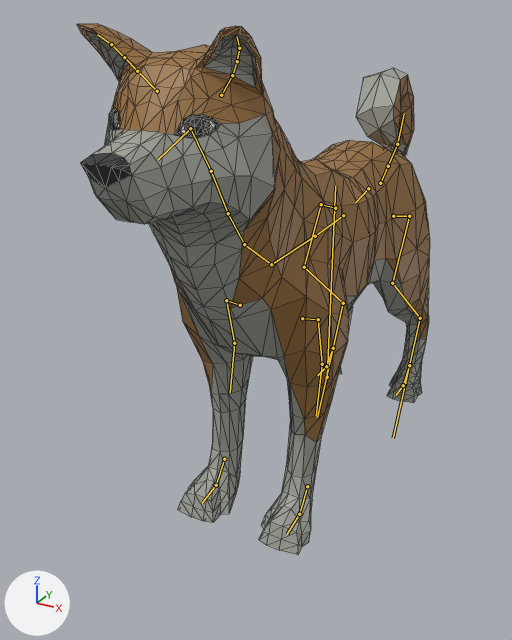
The glTF model Pilire/Animals3D/shiba.gltf: old version first, new version second.
Camera for both pictures: a camera (50 mm lens) standing at (1.92, -4.66, 3.16) and looking at (-0.27, -0.68, 1.17). Lighting does not change. The marker at lower left points along +X, +Y and +Z. The picture after the commit comes second. The bones that change, and the others that lie on the model, are drawn over the model as lines. Mesh edges are drawn as thin lines.

Objects in the first picture: 'ShibaInu'.
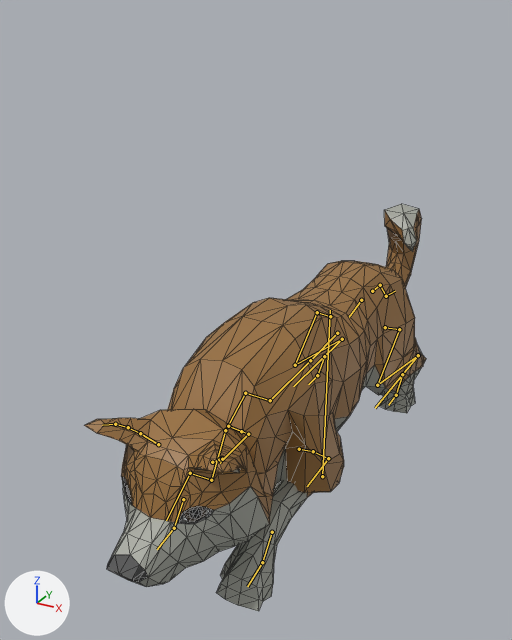
The newer file adds an action. The first version stands in its rest pose; the second is drawn at frame 53 of the action 'Companion_LieDown'.

What differs and where, as boxes (x1, y1, x2, y2) in the pictures (512 x 640 px):
'ShibaInu', posed (23% shorter)
    before: (77, 24, 430, 555)
    after: (84, 204, 426, 611)
bone 'Body', root to tip
    before: (327, 377) to (335, 185)
    after: (322, 476) to (330, 310)
bone 'Neck1', root to tip
    before: (244, 244) to (228, 213)
    after: (245, 393) to (225, 430)
bone 'Neck2', root to tip
    before: (228, 213) to (211, 171)
    after: (225, 430) to (211, 480)
bone 'Neck3', root to tip
    before: (211, 171) to (190, 128)
    after: (211, 480) to (190, 473)
bone 'FrontUpperLeg.L', root to tip
    before: (318, 319) to (322, 364)
    after: (313, 451) to (328, 458)
bone 'FrontLowerLeg.L', root to tip
    before: (322, 364) to (316, 416)
    after: (328, 458) to (307, 486)
bone 'FrontUpperLeg.R', root to tip
    before: (226, 300) to (234, 343)
    after: (228, 426) to (248, 434)
bone 'FrontLowerLeg.R', root to tip
    before: (234, 343) to (230, 392)
    after: (248, 434) to (223, 459)
bone 'BackLeg.L', root to tip
    before: (409, 216) to (392, 283)
    after: (399, 329) to (377, 385)
bone 'BackUpperLeg.L', root to tip
    before: (392, 283) to (420, 318)
    after: (377, 385) to (418, 355)
bone 'BackLowerLeg.L', root to tip
    before: (420, 318) to (393, 438)
    after: (418, 355) to (375, 408)
bone 'BackLeg.R', root to tip
    before: (321, 204) to (304, 267)
    after: (317, 312) to (295, 365)
bone 'BackUpperLeg.R', root to tip
    before: (304, 267) to (343, 303)
    after: (295, 365) to (342, 339)
bone 'BackLowerLeg.R', root to tip
    before: (343, 303) to (317, 417)
    after: (342, 339) to (293, 386)
bone 'Tail1', root to tip
    before: (380, 183) to (388, 166)
    after: (372, 291) to (380, 285)
bone 'Tail2', root to tip
    before: (388, 166) to (397, 144)
    after: (380, 285) to (386, 296)
bone 'IKBackLeg.L', root to tip
    before: (409, 365) to (403, 385)
    after: (402, 374) to (396, 395)
bone 'IKFrontLeg.L', root to tip
    before: (307, 486) to (299, 514)
    after: (272, 532) to (262, 562)
bone 'IKBackLeg.R', root to tip
    before: (333, 348) to (326, 366)
    after: (324, 356) to (317, 375)
bone 'IKFrontLeg.R', root to tip
    before: (224, 459) to (216, 485)
    after: (183, 499) to (174, 528)

The edits, one by one:
Bone 'Body' (bone_body) moves from (0.0, 0.0, 0.0) to (0.0, -0.96, 0.0).
Bone 'Neck1' (bone_neck1) turns from (0, 0, 0) to (-80, 0, 0) degrees about its own x, y and z.
Bone 'Neck2' (bone_neck2) turns from (0, 0, 0) to (-34, 0, 0) degrees about its own x, y and z.
Bone 'Neck3' (bone_neck3) turns from (0, 0, 0) to (102, 0, 0) degrees about its own x, y and z.
Bone 'FrontUpperLeg.L' (bone_frontupperleg_l) turns from (0, 0, 0) to (36, 1, 1) degrees about its own x, y and z.
Bone 'FrontLowerLeg.L' (bone_frontlowerleg_l) turns from (0, 0, 0) to (115, -2, 3) degrees about its own x, y and z.
Bone 'FrontUpperLeg.R' (bone_frontupperleg_r) turns from (0, 0, 0) to (36, -1, -1) degrees about its own x, y and z.
Bone 'FrontLowerLeg.R' (bone_frontlowerleg_r) turns from (0, 0, 0) to (115, 2, -3) degrees about its own x, y and z.
Bone 'BackLeg.L' (bone_backleg_l) turns from (0, 0, 0) to (-21, 0, 0) degrees about its own x, y and z.
Bone 'BackUpperLeg.L' (bone_backupperleg_l) turns from (0, 0, 0) to (45, 0, 0) degrees about its own x, y and z.
Bone 'BackLowerLeg.L' (bone_backlowerleg_l) turns from (0, 0, 0) to (87, 0, 0) degrees about its own x, y and z.
Bone 'BackLeg.R' (bone_backleg_r) turns from (0, 0, 0) to (-21, 0, 0) degrees about its own x, y and z.
Bone 'BackUpperLeg.R' (bone_backupperleg_r) turns from (0, 0, 0) to (45, 0, 0) degrees about its own x, y and z.
Bone 'BackLowerLeg.R' (bone_backlowerleg_r) turns from (0, 0, 0) to (87, 0, 0) degrees about its own x, y and z.
Bone 'Tail1' (bone_tail1) turns from (0, 0, 0) to (-37, 0, 0) degrees about its own x, y and z.
Bone 'Tail2' (bone_tail2) turns from (0, 0, 0) to (-38, 0, 0) degrees about its own x, y and z.
Bone 'IKBackLeg.L' (bone_ikbackleg_l) moves from (0.0, 0.0, 0.0) to (0.0, 0.15, -0.14).
Bone 'IKFrontLeg.L' (bone_ikfrontleg_l) moves from (0.0, 0.0, 0.0) to (0.0, 0.33, -0.4).
Bone 'IKBackLeg.R' (bone_ikbackleg_r) moves from (0.0, 0.0, 0.0) to (0.0, 0.15, -0.14).
Bone 'IKFrontLeg.R' (bone_ikfrontleg_r) moves from (0.0, 0.0, 0.0) to (0.0, 0.33, -0.4).
